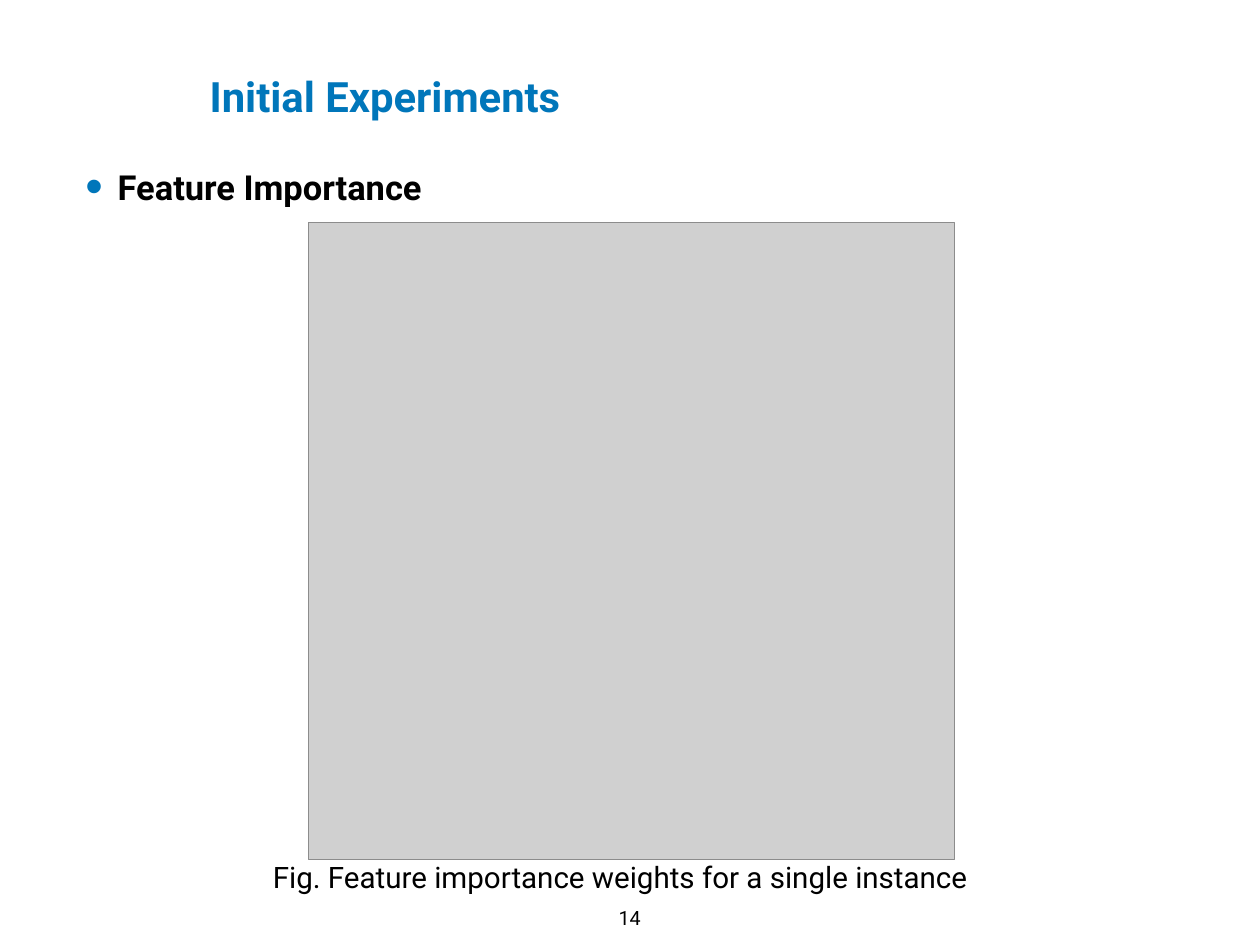
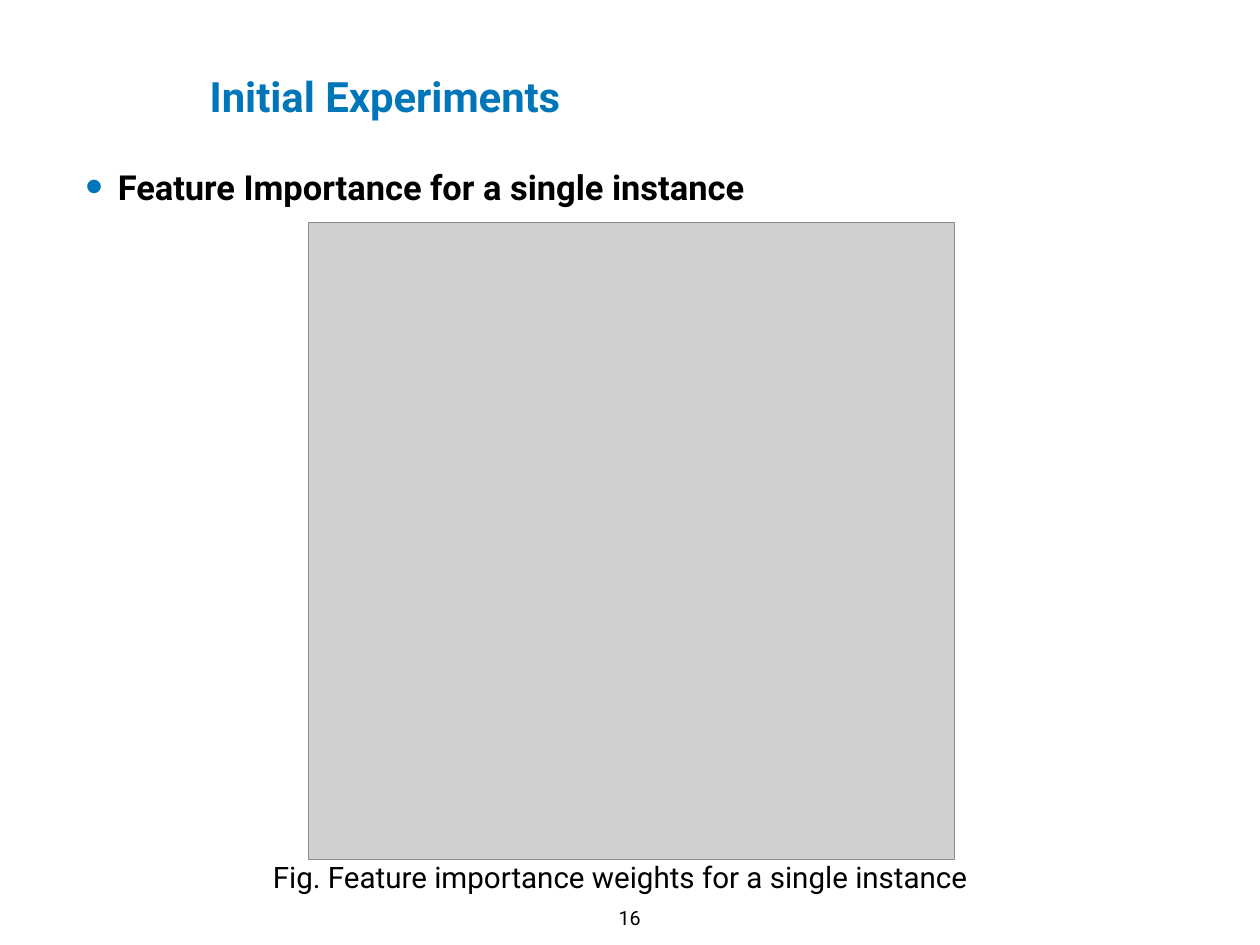
Before and after one commit to XiaoqiMa/Master-Thesis, a slide deck: slide 16 of Thesis/Proposal/slides/thesis_proposal.pptx (slide 14 before the commit). Drawn at 1260x945 pixels with LibreOffice and Linux fonts; fonts in the diff are those of the drawing; grey boxes stand for pictures; background and template pictures are left out. Boxes give left, top, right and bottom in pixels: in the first picture for what was removed or moved away, otherwise in the second. Text is boxed around its words. In the diff, an @@ line names an element or a change of style, - is before the commit and + after.

```diff
--- a/Thesis/Proposal/slides/thesis_proposal.pptx
+++ b/Thesis/Proposal/slides/thesis_proposal.pptx
@@ text at (x1=118, y1=174, x2=744, y2=207): text changed @@
-• Feature Importance
+• Feature Importance for a single instance
@@ page number at (x1=619, y1=911, x2=641, y2=926): text changed @@
-14
+16
```
Also in this commit, not shown: 6 other slides changed, 2 slides added.
